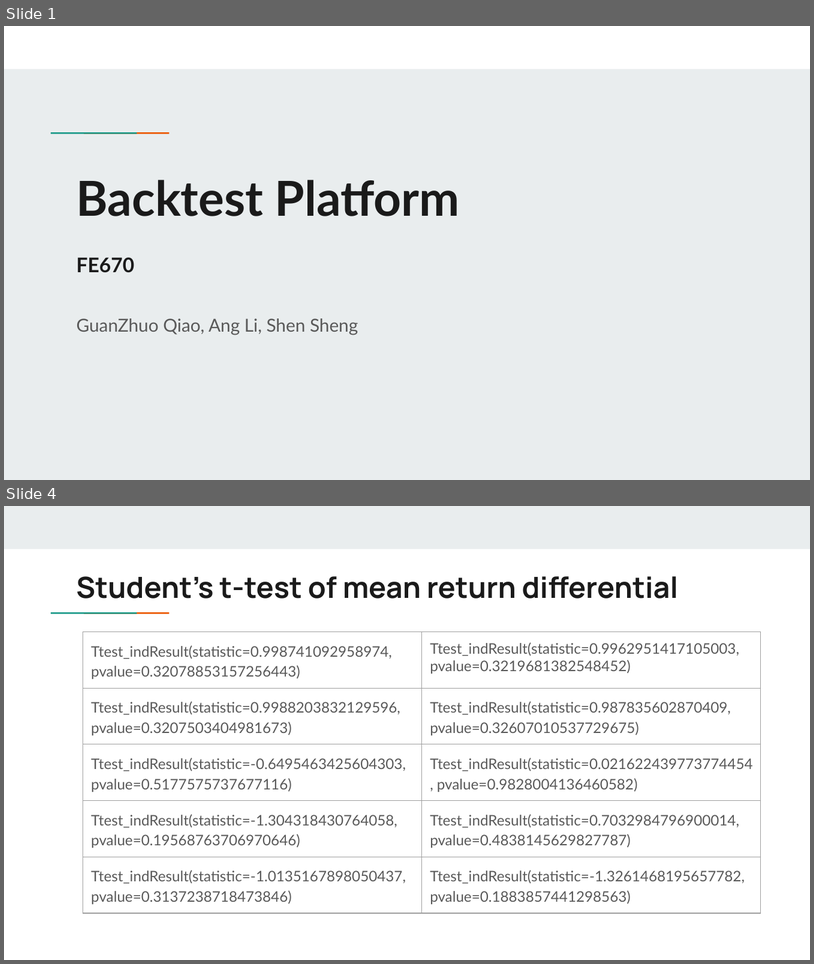
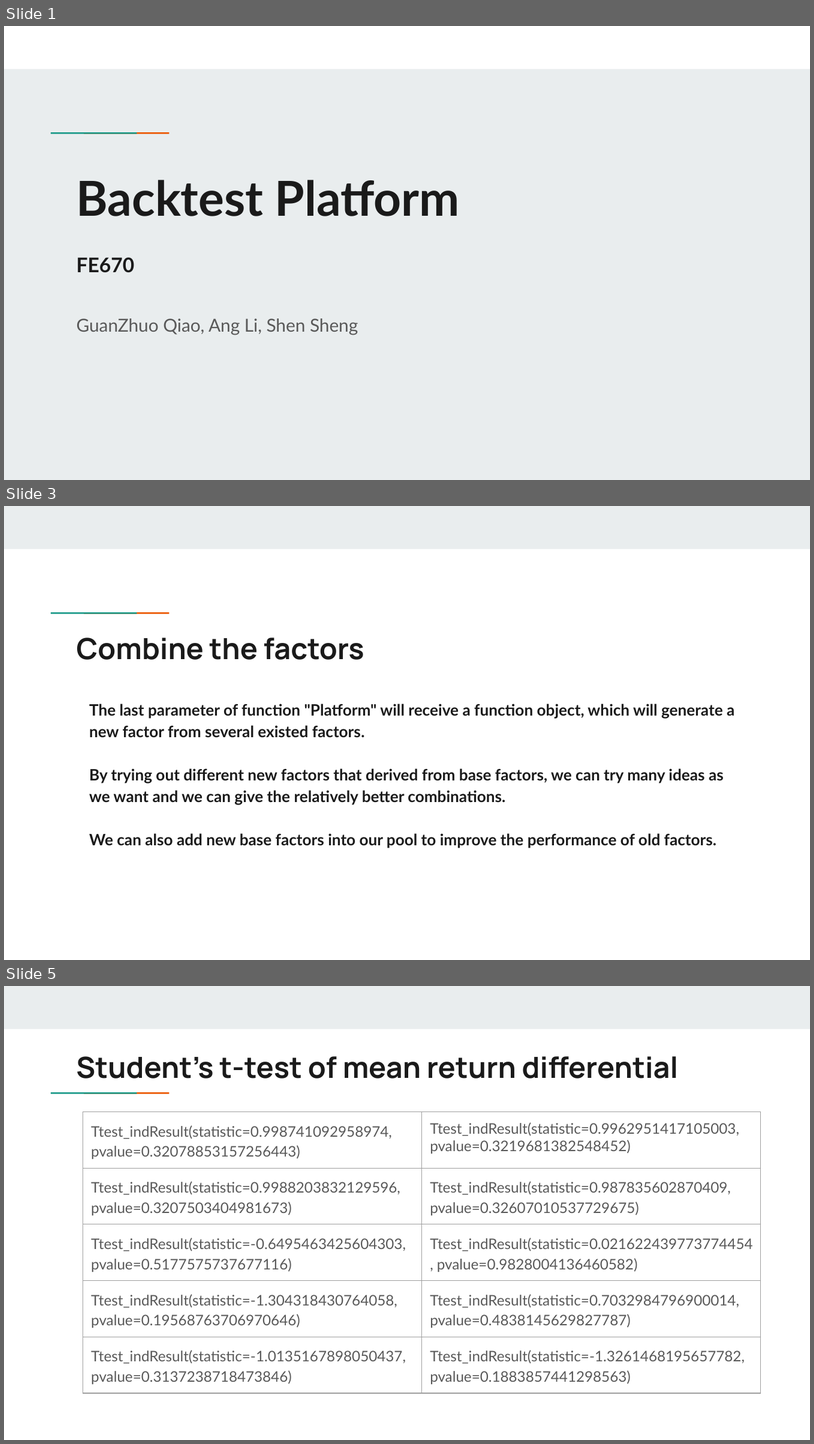
Before and after one commit to guanzhuo-qiao/platform, a slide deck: Backtest Platform FE670.pptx. Shown one above the other, each under a label of ours: slides 1 and 4 before the commit, slides 1, 3 and 5 after it; the slides between them are not shown. The pictures are 814x964 and 814x1444 pixels, drawn with LibreOffice and Linux fonts; fonts in the diff are those of the drawing. Boxes give left, top, right and bottom in pixels: in the first picture for what was removed or moved away, otherwise in the second. Text is boxed around its words. In the diff, an @@ line names an element or a change of style, - is before the commit and + after.

```diff
--- a/Backtest Platform FE670.pptx
+++ b/Backtest Platform FE670.pptx
@@ slide 3 added at (4, 506, 810, 960), background #FFFFFF; not listed: 3 template elements that a slide beside it also shows @@
@@ title added at (77, 637, 365, 660), 26 pt, text #1A1A1A, bold @@
+Combine the factors
@@ text added at (89, 703, 735, 848), 14 pt, text #1A1A1A, bold @@
+The last parameter of function "Platform" will receive a function object, which will generate a new factor from several existed factors.
+By trying out different new factors that derived from base factors, we can try many ideas as we want and we can give the relatively better combinations.
+We can also add new base factors into our pool to improve the performance of old factors.
@@ what was slide 4 is now slide 5 @@
```
Also in this commit, not shown: 2 slides changed, 1 other slide added, 1 slide removed, 1 other file.
